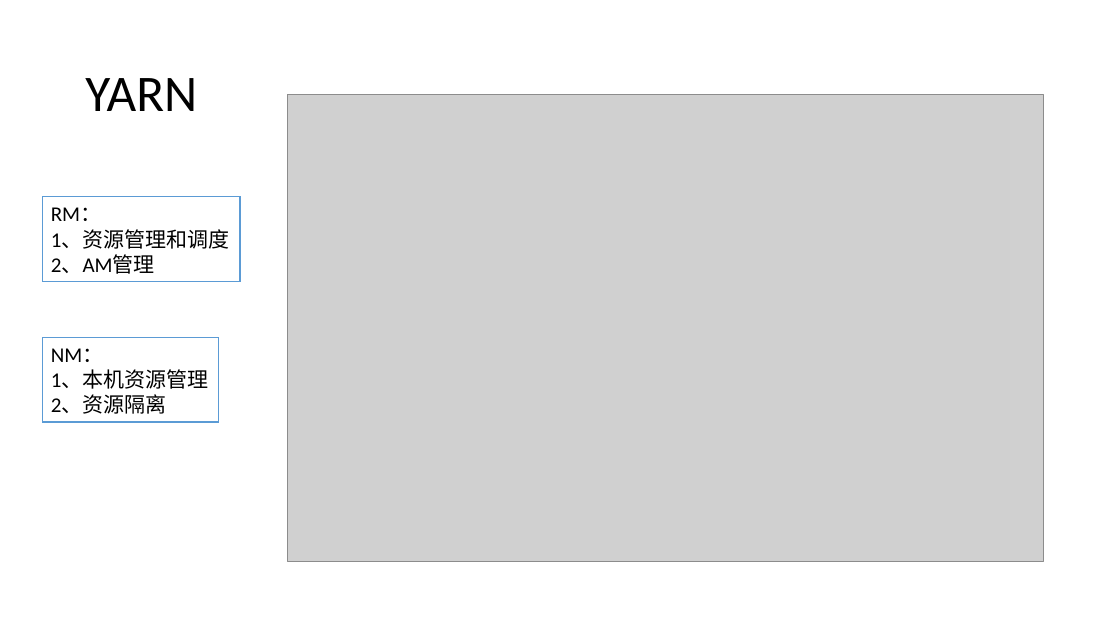
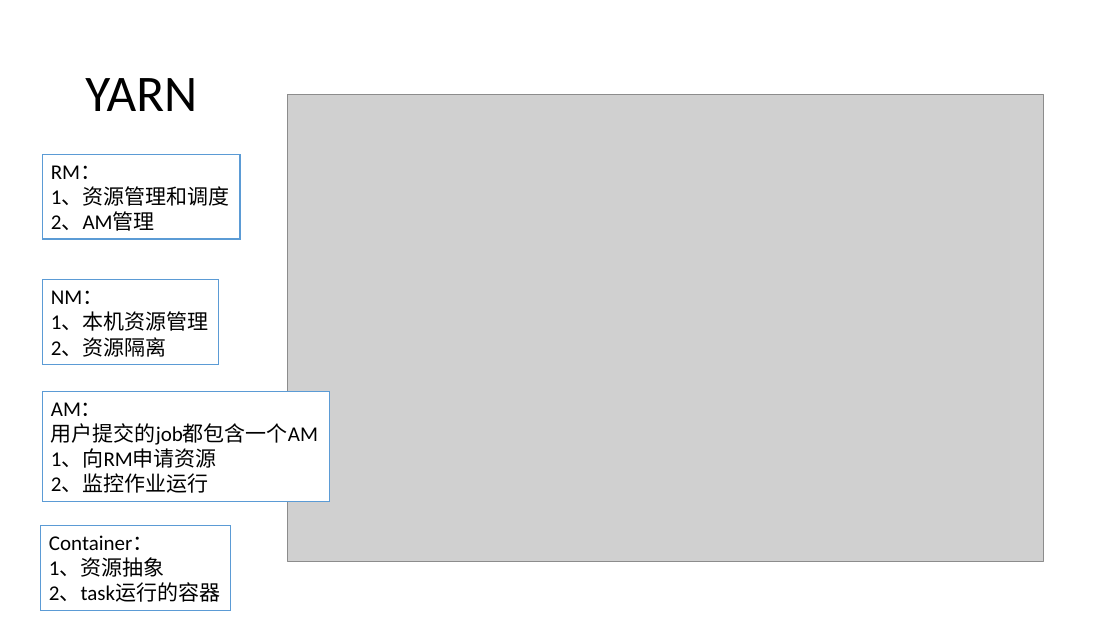
Before and after one commit to loull521/hadoop-yarn-src-read, a slide deck: slide 3 of ppt/Hadoop_2.4.1_YARN_source_code_read.pptx (slide 4 before the commit). Drawn at 1120x630 pixels with LibreOffice and Linux fonts; fonts in the diff are those of the drawing; grey boxes stand for pictures. Boxes give left, top, right and bottom in pixels: in the first picture for what was removed or moved away, otherwise in the second. Text is boxed around its words. In the diff, an @@ line names an element or a change of style, - is before the commit and + after.

```diff
--- a/ppt/Hadoop_2.4.1_YARN_source_code_read.pptx
+++ b/ppt/Hadoop_2.4.1_YARN_source_code_read.pptx
@@ rectangle "RM：": place and size @@
-rectangle "RM：" at [43,197,240,281]
+rectangle "RM：" at [43,155,240,239]
@@ rectangle "NM：": place and size @@
-rectangle "NM：" at [43,337,219,422]
+rectangle "NM：" at [43,280,219,365]
@@ rectangle added at [43,392,329,502], fill #FFFFFF, outline #5B9BD5 1 pt, 18 pt, text #000000 @@
+AM：
+用户提交的job都包含一个AM
+1、向RM申请资源
+2、监控作业运行
@@ rectangle added at [40,525,230,610], fill #FFFFFF, outline #5B9BD5 1 pt, 18 pt, text #000000 @@
+Container：
+1、资源抽象
+2、task运行的容器
```
Also in this commit, not shown: 16 other slides changed, 4 slides added, 1 slide removed, 5 other files.
